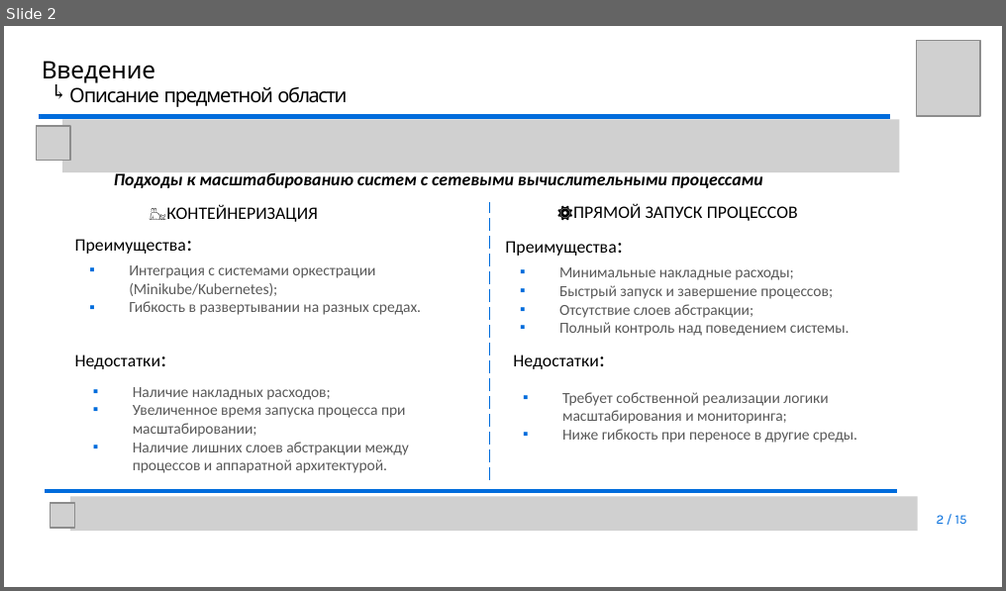
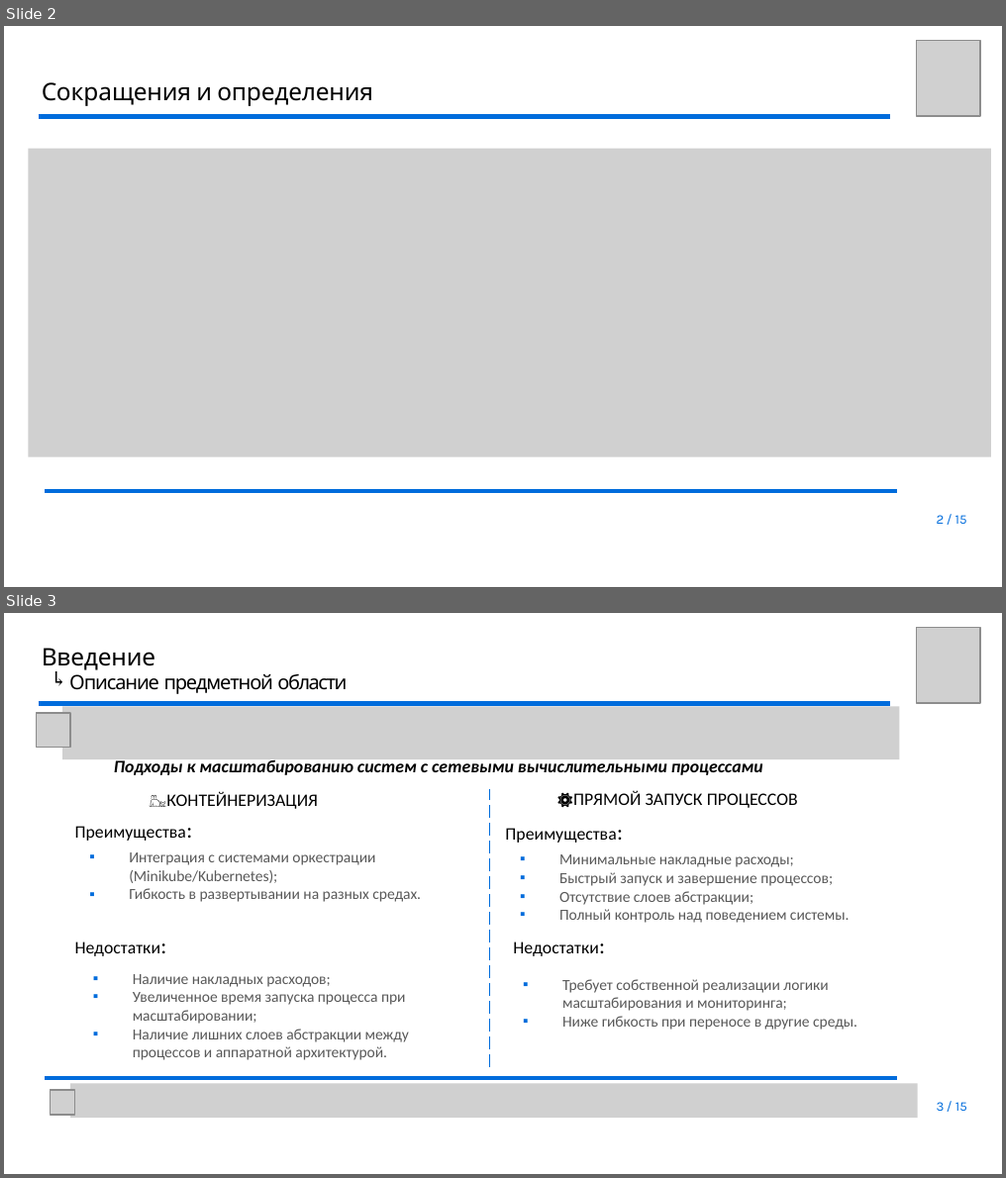
Before and after one commit to youngB0rrov/bmstu_doc, a slide deck: Master/Diploma/presentation/Презентация.pptx. Shown one above the other, each under a label of ours: slide 2 before the commit, slides 2 and 3 after it. The pictures are 1006x591 and 1006x1178 pixels, drawn with LibreOffice and Linux fonts; fonts in the diff are those of the drawing; grey boxes stand for pictures; background and template pictures are left out. Boxes give left, top, right and bottom in pixels: in the first picture for what was removed or moved away, otherwise in the second. Text is boxed around its words. In the diff, an @@ line names an element or a change of style, - is before the commit and + after.

```diff
--- a/Master/Diploma/presentation/Презентация.pptx
+++ b/Master/Diploma/presentation/Презентация.pptx
@@ slide 2 added at (x1=4, y1=26, x2=1002, y2=587), background #FFFFFF @@
@@ picture added at (x1=917, y1=40, x2=980, y2=116) @@
@@ title added at (x1=42, y1=82, x2=373, y2=106), 11 pt, text #000000 @@
+Сокращения и определения
@@ freeform shape added at (x1=39, y1=116, x2=890, y2=116), outline #006CDC 1.99 pt @@
@@ picture added at (x1=28, y1=148, x2=989, y2=457) @@
@@ freeform shape added at (x1=46, y1=491, x2=896, y2=491), outline #006CDC 1.99 pt @@
@@ page number added at (x1=937, y1=515, x2=967, y2=524), 6 pt, text #006CDC @@
+2 / 15
@@ what was slide 2 is now slide 3 @@
@@ page number at (x1=937, y1=1102, x2=967, y2=1111): text changed @@
-2 / 15
+3 / 15
```
Also in this commit, not shown: 2 slides changed, 1 slide removed, 5 other files.
